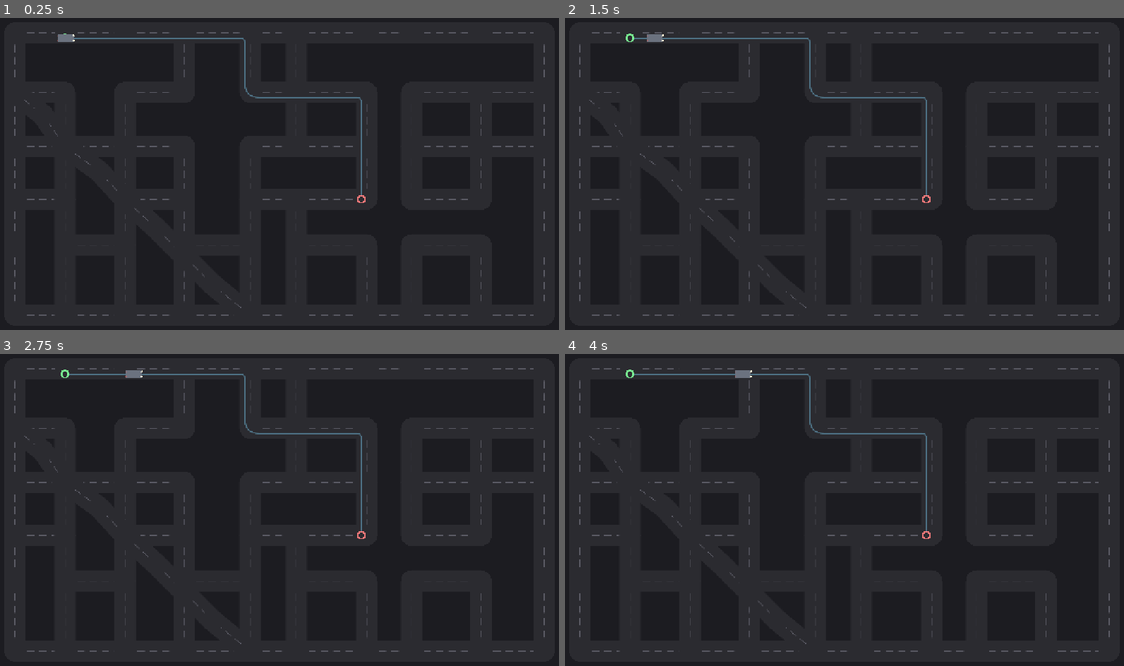
Above: before the commit, frames 1-4 (two rows, left to right).
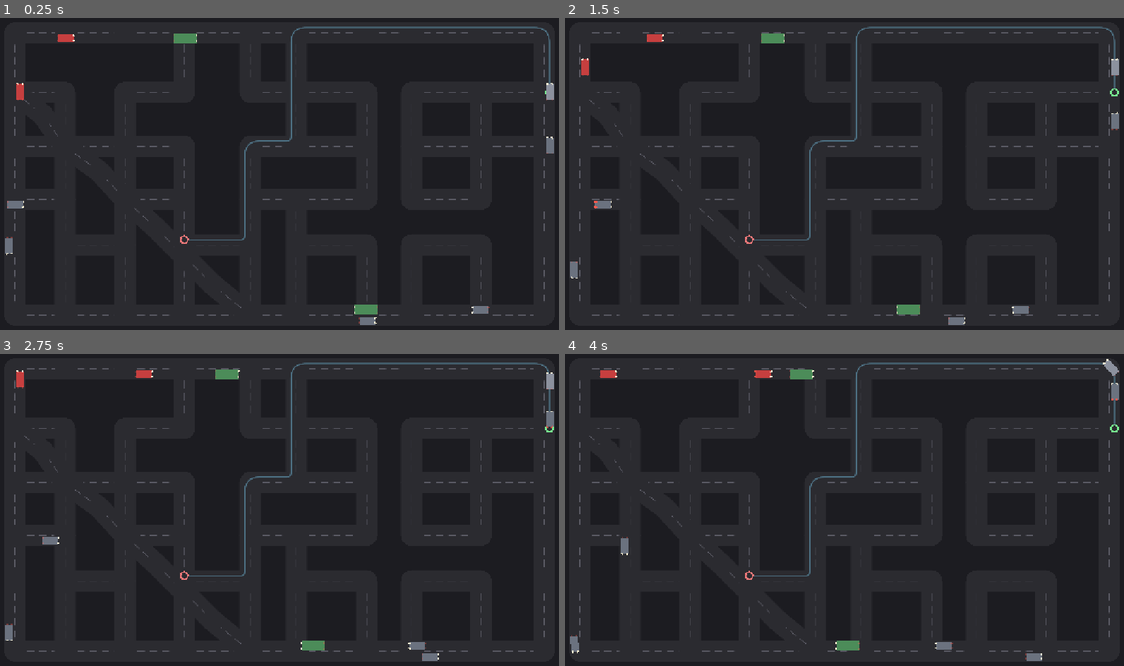
Above: after the commit, the same moments.

Repository: kristofsw/city-traffic-sim
Game: Godot game, scene res://scenes/main.tscn
The game is run twice, just before and just after one commit, with the same random seed, the same clock (stepped at 60 frames per second) and the same inputs.
Inputs (mouse positions are in pixels of both pictures, inside the frame that each line leads up to):
- Up to frame 1 (0.25 s): no input
- Up to frame 2 (1.5 s): tap Enter at 0.5 s; move the mouse to (967, 158) at 0.52 s; hold Shift 0.53-1.25 s; click (967, 158) at 0.67 s; tap Space at 1.25 s; drag from (732, 189) to (816, 236) at 1.27 s
- Up to frame 3 (2.75 s): tap Enter at 2 s; move the mouse to (335, 441) at 2.02 s; tap Ctrl at 2.1 s; click (335, 441) at 2.17 s
- Up to frame 4 (4 s): tap Space at 2.75 s; drag from (816, 572) to (676, 463) at 2.77 s; move the mouse to (1012, 556) at 3.52 s; tap Alt at 3.6 s; click (1012, 556) at 3.67 s

The runs differ from the first frame. In frame 1, 1.8% of the frame differs, in the area x 0-100%, y 2-99%; in frame 2, 1.8%; in frame 3, 1.8%; in frame 4, 1.9%, in the area x 0-100%, y 1-99%.

Commit message:
feat: 10 vehicles with varied specs + ACC wired into _process
SimulationManager now spawns 10 vehicles by default (was 1). A pool of
4 VehicleSpecs gives natural speed variation: cruiser (70 px/s, gray),
sedan (85, silver), racer (105, red, aggressive 1.1s gap), bus (55, green,
long body, cautious 2.0s gap). The spawner picks one at random per
vehicle (duplicated so each owns its copy).

The TrafficSystem is now wired into SimulationManager._process, which
runs BEFORE the children's _process (Godot parent-before-child ordering).
So each frame the ACC constraints are set on every mover just before
VehicleController._process calls mover.update -- the cars see each other
and ease off to maintain their following gaps instead of passing through
each other.

Runtime: 10 vehicles, varied 6-15 hop paths, no errors. 116/116 pass.

Diff:
--- a/scripts/simulation_manager.gd
+++ b/scripts/simulation_manager.gd
@@ -14,10 +14,11 @@
 const VehicleScene := preload("res://scenes/vehicle.tscn")
 
 @export var road_grid: RoadGrid = null
-@export var spawn_count: int = 1  # number of vehicles to spawn at startup
+@export var spawn_count: int = 10  # number of vehicles to spawn at startup
 
 var vehicles: Array[VehicleController] = []
 var spawner: VehicleSpawner = null
+var traffic: TrafficSystem = null
 var rng := RandomNumberGenerator.new()
 
 
@@ -53,15 +54,60 @@
 	spawner.graph = road_grid.get_graph()
 	spawner.generator = road_grid.get_generator()
 	spawner.rng = rng
+	spawner.spec_pool = _build_spec_pool()
 	# The spawner emits path assignments; we forward them to RoadGrid so the
 	# route viz stays in sync without the spawner knowing about RoadGrid.
 	spawner.vehicle_path_assigned.connect(_on_vehicle_path_assigned)
+	traffic = TrafficSystem.new()
+
+
+## Build a pool of VehicleSpecs with varied cruising speeds and colors so
+## multi-vehicle traffic has natural speed variation: some cars hurry,
+## others cruise. The spawner picks one at random per vehicle (duplicated
+## so each vehicle owns its copy).
+func _build_spec_pool() -> Array[VehicleSpec]:
+	var pool: Array[VehicleSpec] = []
+	# Cruiser: default speed, muted gray-blue.
+	var cruiser := VehicleSpec.new()
+	cruiser.max_speed = 70.0
+	cruiser.body_color = Color(0.42, 0.45, 0.50, 1)
+	pool.append(cruiser)
+	# Sedan: standard speed, silver.
+	var sedan := VehicleSpec.new()
+	sedan.max_speed = 85.0
+	sedan.body_color = Color(0.55, 0.57, 0.62, 1)
+	pool.append(sedan)
+	# Racer: fast, red, shorter following gap (aggressive).
+	var racer := VehicleSpec.new()
+	racer.max_speed = 105.0
+	racer.body_color = Color(0.78, 0.25, 0.25, 1)
+	racer.follow_time_gap = 1.1
+	racer.follow_min_gap = 24.0
+	pool.append(racer)
+	# Bus: slow, long, green, wider following gap (cautious).
+	var bus := VehicleSpec.new()
+	bus.max_speed = 55.0
+	bus.body_color = Color(0.30, 0.55, 0.35, 1)
+	bus.body_length = 52.0
+	bus.body_width = 22.0
+	bus.follow_time_gap = 2.0
+	bus.follow_min_gap = 40.0
+	pool.append(bus)
+	return pool
 
 
 func _spawn_initial_vehicles() -> void:
 	for i in range(spawn_count):
 		var v: VehicleController = spawner.spawn(self, _on_vehicle_arrived)
 		vehicles.append(v)
+
+
+## Run the traffic system BEFORE the children's _process. Godot processes a
+## parent's _process before its children's, so the ACC constraints are set
+## just before each VehicleController._process calls mover.update(delta).
+func _process(delta: float) -> void:
+	if traffic != null and not vehicles.is_empty():
+		traffic.update(vehicles, delta)
 
 
 ## Called when any vehicle arrives; the spawner repaths it from its last
